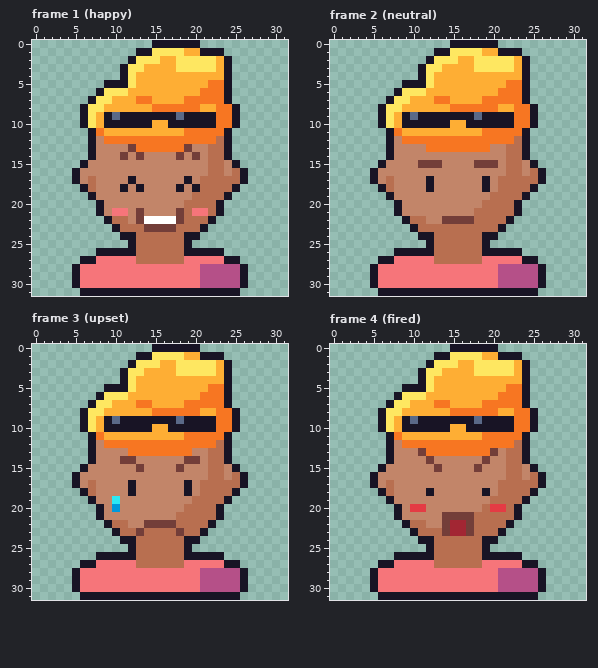
A pixel-art file gets an edit: art/owners/face-owner-nugget.aseprite. Above, as it was before the edit.
32x32 pixels, 5 frames. Shown: frame 1 (happy), frame 2 (neutral), frame 3 (upset), frame 4 (fired). The commit also changed other frames, which this record leaves out.
And afterwards:
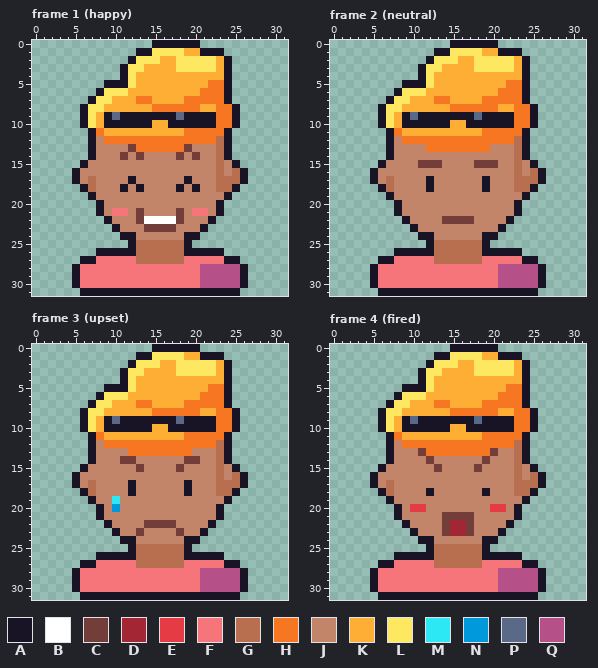
Palette (. is transparent): A #181425  B #ffffff  C #733e39  D #a22633  E #e43b44  F #f6757a  G #b86f50  H #f77622  J #c28569  K #feae34  L #fee761  M #2ce8f5  N #0099db  P #5a6988  Q #b55088
Change:
--- frame 1 (happy)
@@ x 8..25 @@
 12 JHHHHHHHHHHHHHHGA.
-13 JJJJCHHHHHHCJJGGA.
-14 JJJCJCJJJJCJCJGGA.
-15 JJJJJJJJJJJJJJGGJA
-16 JJJJJJJJJJJJJJGGJG
-17 JJJJAJJJJJJAJGGGGG
-18 JJJAJAJJJJAJAGGGGA
-19 JJJJJJJJJJJJGGGGA.
-20 AJJJJJJJJJJGGGGA..
-21 AJFFJCJJJJCGFFGA..
-22 .AGGJCBBBBCGGGA...
-23 ..AGGGCCCCGGGA....
-24 ...AAGGGGGGAA.....
+13 JJJJCHHHHHHCJJJGA.
+14 JJJCJCJJJJCJCJJGA.
+15 JJJJJJJJJJJJJJJGJA
+16 JJJJJJJJJJJJJJJGJG
+17 JJJJAJJJJJJAJJJGGG
+18 JJJAJAJJJJAJAJJGGA
+19 JJJJJJJJJJJJJJJJA.
+20 AJJJJJJJJJJJJJJA..
+21 AJFFJCJJJJCJFFJA..
+22 .AJJJCBBBBCJJJA...
+23 ..AJJJCCCCJJJA....
+24 ...AAJJJJJJAA.....
 25 ....AGGGGGGA......
--- frame 2 (neutral)
@@ x 8..25 @@
 12 JHHHHHHHHHHHHHHGA.
-13 JJJJHHHHHHHHJJGGA.
-14 JJJJJJJJJJJJJJGGA.
-15 JJJCCCJJJJCCCJGGJA
-16 JJJJJJJJJJJJJJGGJG
-17 JJJJAJJJJJJAJGGGGG
-18 JJJJAJJJJJJAJGGGGA
-19 JJJJJJJJJJJJGGGGA.
-20 AJJJJJJJJJJGGGGA..
-21 AJJJJJJJJJGGGGGA..
-22 .AGGJJCCCCGGGGA...
-23 ..AGGGGGGGGGGA....
-24 ...AAGGGGGGAA.....
+13 JJJJHHHHHHHHJJJGA.
+14 JJJJJJJJJJJJJJJGA.
+15 JJJCCCJJJJCCCJJGJA
+16 JJJJJJJJJJJJJJJGJG
+17 JJJJAJJJJJJAJJJGGG
+18 JJJJAJJJJJJAJJJGGA
+19 JJJJJJJJJJJJJJJJA.
+20 AJJJJJJJJJJJJJJA..
+21 AJJJJJJJJJJJJJJA..
+22 .AJJJJCCCCJJJJA...
+23 ..AJJJJJJJJJJA....
+24 ...AAJJJJJJAA.....
 25 ....AGGGGGGA......
--- frame 3 (upset)
@@ x 8..25 @@
 12 JHHHHHHHHHHHHHHGA.
-13 JJJJHHHHHHHHJJGGA.
-14 JJJCCJJJJJJCCJGGA.
-15 JJJJJCJJJJCJJJGGJA
-16 JJJJJJJJJJJJJJGGJG
-17 JJJJAJJJJJJAJGGGGG
-18 JJJJAJJJJJJAJGGGGA
-19 JJMJJJJJJJJJGGGGA.
-20 AJNJJJJJJJJGGGGA..
-21 AJJJJJJJJJGGGGGA..
-22 .AGGJJCCCCGGGGA...
-23 ..AGGCGGGGCGGA....
-24 ...AAGGGGGGAA.....
+13 JJJJHHHHHHHHJJJGA.
+14 JJJCCJJJJJJCCJJGA.
+15 JJJJJCJJJJCJJJJGJA
+16 JJJJJJJJJJJJJJJGJG
+17 JJJJAJJJJJJAJJJGGG
+18 JJJJAJJJJJJAJJJGGA
+19 JJMJJJJJJJJJJJJJA.
+20 AJNJJJJJJJJJJJJA..
+21 AJJJJJJJJJJJJJJA..
+22 .AJJJJCCCCJJJJA...
+23 ..AJJCJJJJCJJA....
+24 ...AAJJJJJJAA.....
 25 ....AGGGGGGA......
--- frame 4 (fired)
@@ x 8..25 @@
 12 JHHHHHHHHHHHHHHGA.
-13 JJJCHHHHHHHHCJGGA.
-14 JJJJCJJJJJJCJJGGA.
-15 JJJJJCJJJJCJJJGGJA
-16 JJJJJJJJJJJJJJGGJG
-17 JJJJJJJJJJJJJGGGGG
-18 JJJJAJJJJJJAJGGGGA
-19 JJJJJJJJJJJJGGGGA.
-20 AJEEJJJJJJJGEEGA..
-21 AJJJJJCCCCGGGGGA..
-22 .AGGJJCDDCGGGGA...
-23 ..AGGGCDDCGGGA....
-24 ...AAGGGGGGAA.....
+13 JJJCHHHHHHHHCJJGA.
+14 JJJJCJJJJJJCJJJGA.
+15 JJJJJCJJJJCJJJJGJA
+16 JJJJJJJJJJJJJJJGJG
+17 JJJJJJJJJJJJJJJGGG
+18 JJJJAJJJJJJAJJJGGA
+19 JJJJJJJJJJJJJJJJA.
+20 AJEEJJJJJJJJEEJA..
+21 AJJJJJCCCCJJJJJA..
+22 .AJJJJCDDCJJJJA...
+23 ..AJJJCDDCJJJA....
+24 ...AAJJJJJJAA.....
 25 ....AGGGGGGA......
